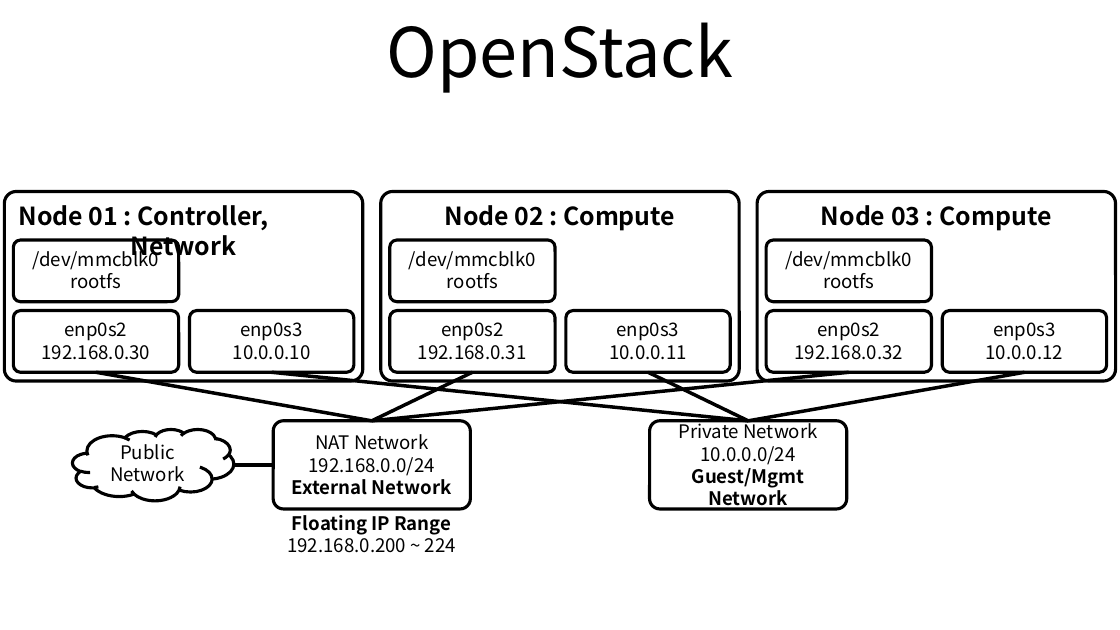
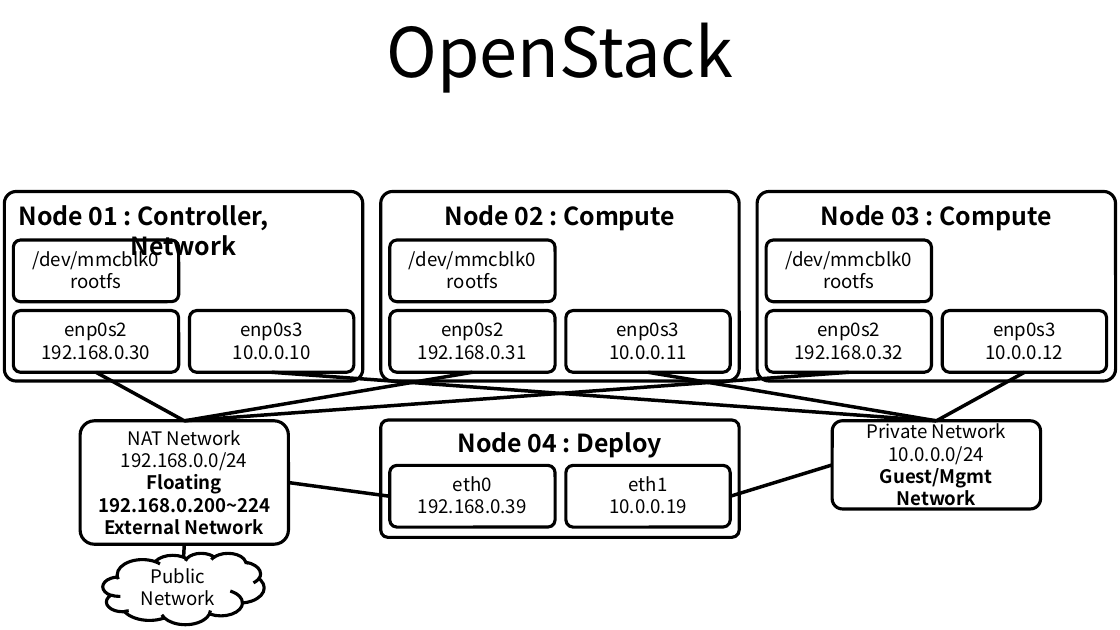
Before and after one commit to ssup2/blog-old, a slide deck: slide 3 of images/record/ODROID-H2_Cluster_Build/ODROID-H2_Cluster_Build.pptx. Drawn at 1120x630 pixels with LibreOffice and Linux fonts; fonts in the diff are those of the drawing. Boxes give left, top, right and bottom in pixels: in the first picture for what was removed or moved away, otherwise in the second. Text is boxed around its words. In the diff, an @@ line names an element or a change of style, - is before the commit and + after.

```diff
--- a/images/record/ODROID-H2_Cluster_Build/ODROID-H2_Cluster_Build.pptx
+++ b/images/record/ODROID-H2_Cluster_Build/ODROID-H2_Cluster_Build.pptx
@@ line moved from (96, 372) - (372, 421) to (96, 372) - (185, 421) @@
@@ line moved from (849, 372) - (372, 421) to (849, 372) - (185, 421) @@
@@ line moved from (473, 372) - (372, 421) to (473, 372) - (185, 421) @@
@@ line moved from (272, 372) - (748, 421) to (272, 372) - (936, 421) @@
@@ line moved from (648, 372) - (748, 421) to (648, 372) - (936, 421) @@
@@ line moved from (1025, 372) - (748, 421) to (1025, 372) - (936, 421) @@
@@ rounded rectangle "Private Network": place and size @@
-rounded rectangle "Private Network" at <box>650,421,847,510</box>
+rounded rectangle "Private Network" at <box>832,421,1040,510</box>
@@ rounded rectangle "NAT Network": place and size @@
-rounded rectangle "NAT Network" at <box>273,421,470,510</box>
+rounded rectangle "NAT Network" at <box>81,421,289,544</box>
@@ rounded rectangle added at <box>381,420,739,538</box>, outline #000000 2 pt, 16 pt, text #000000, bold @@
+Node 04 : Deploy
@@ text in rounded rectangle at <box>98,470,270,513</box>: paragraphs added @@
+Floating
+192.168.0.200~224
@@ rounded rectangle added at <box>390,466,556,528</box>, outline #000000 2 pt, 12 pt, text #000000 @@
+eth0
+192.168.0.39
@@ rounded rectangle added at <box>566,466,730,528</box>, outline #000000 2 pt, 12 pt, text #000000 @@
+eth1
+10.0.0.19
@@ line added from (730, 496) to (832, 465), #000000 2.25 pt @@
@@ line moved from (273, 465) - (234, 465) to (390, 496) - (289, 483) @@
@@ text removed at <box>287,515,456,553</box> @@
-Floating IP Range
-192.168.0.200 ~ 224
@@ cloud "Public": place and size @@
-cloud "Public" at <box>73,429,234,501</box>
+cloud "Public" at <box>103,553,264,625</box>
@@ line added from (185, 544) to (184, 558), #000000 2.25 pt @@
```
Also in this commit, not shown: 2 other slides changed, 3 slides removed, 16 other files.
